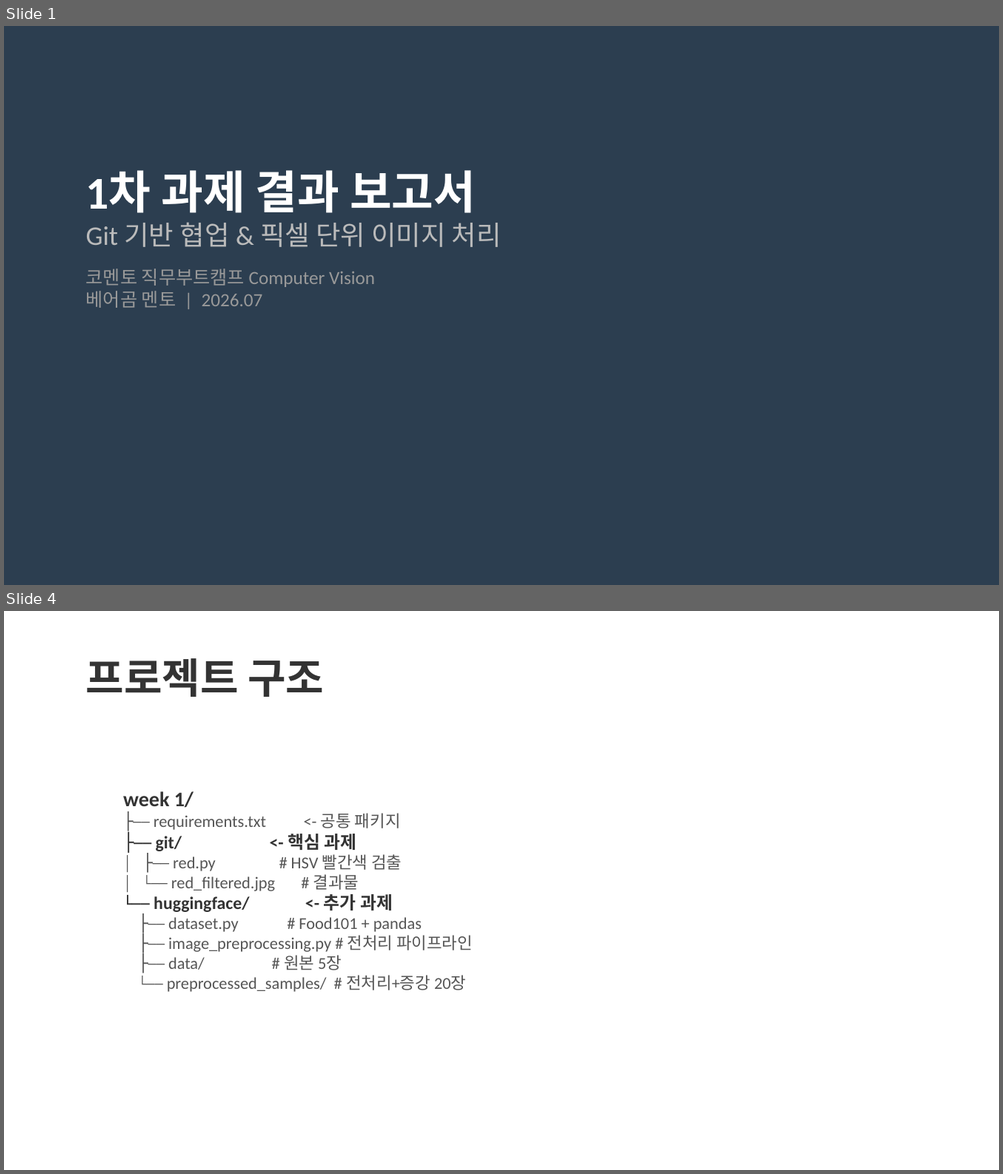
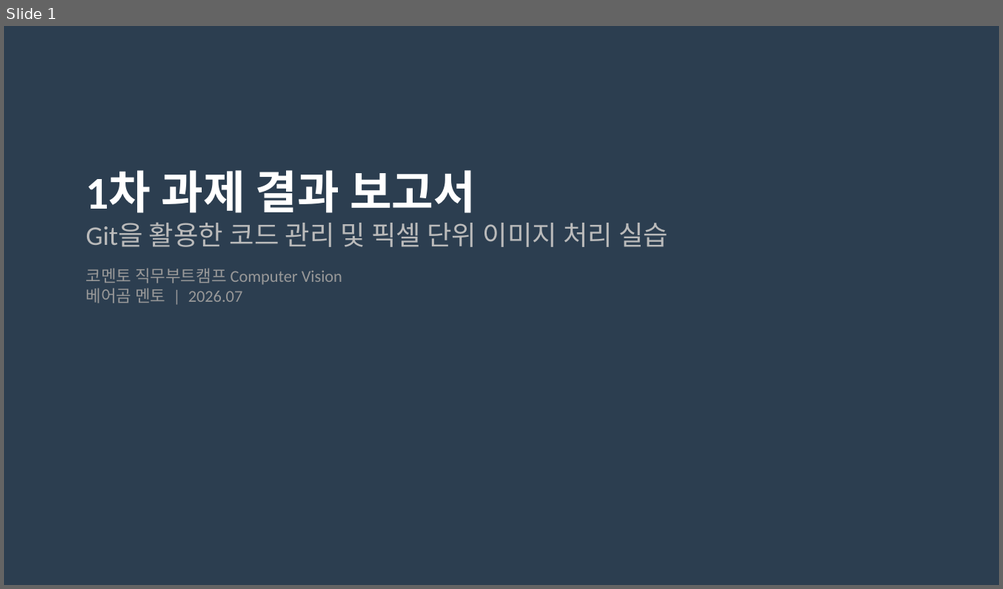
Before and after one commit to jsm0308/Bootcamp-CV, a slide deck: presentation.pptx. Shown one above the other, each under a label of ours: slides 1 and 4 before the commit, slide 1 after it; the slides between them are not shown. The pictures are 1003x1174 and 1003x589 pixels, drawn with LibreOffice and Linux fonts; fonts in the diff are those of the drawing. Boxes give left, top, right and bottom in pixels: in the first picture for what was removed or moved away, otherwise in the second. Text is boxed around its words. In the diff, an @@ line names an element or a change of style, - is before the commit and + after.

```diff
--- a/presentation.pptx
+++ b/presentation.pptx
@@ slide 4 removed at (x1=4, y1=611, x2=999, y2=1170), background #FFFFFF @@
@@ text removed at (x1=86, y1=658, x2=324, y2=697) @@
-프로젝트 구조
@@ text removed at (x1=123, y1=792, x2=472, y2=992) @@
-week 1/
-├── requirements.txt <- 공통 패키지
-├── git/ <- 핵심 과제
-│ ├── red.py # HSV 빨간색 검출
-│ └── red_filtered.jpg # 결과물
-└── huggingface/ <- 추가 과제
-├── dataset.py # Food101 + pandas
-├── image_preprocessing.py # 전처리 파이프라인
-├── data/ # 원본 5장
-└── preprocessed_samples/ # 전처리+증강 20장
@@ slide 1 changed as well @@
@@ text at (x1=86, y1=222, x2=668, y2=247): text changed @@
-Git 기반 협업 & 픽셀 단위 이미지 처리
+Git을 활용한 코드 관리 및 픽셀 단위 이미지 처리 실습
@@ text at (x1=86, y1=268, x2=342, y2=304): size 18 to 16 pt in "코멘토 직무부트캠프 Computer Vision", "베어곰 멘토 | 2026.07" @@
```
Also in this commit, not shown: 1 other slide changed, 7 slides added, 13 other slides removed, 6 other files.
